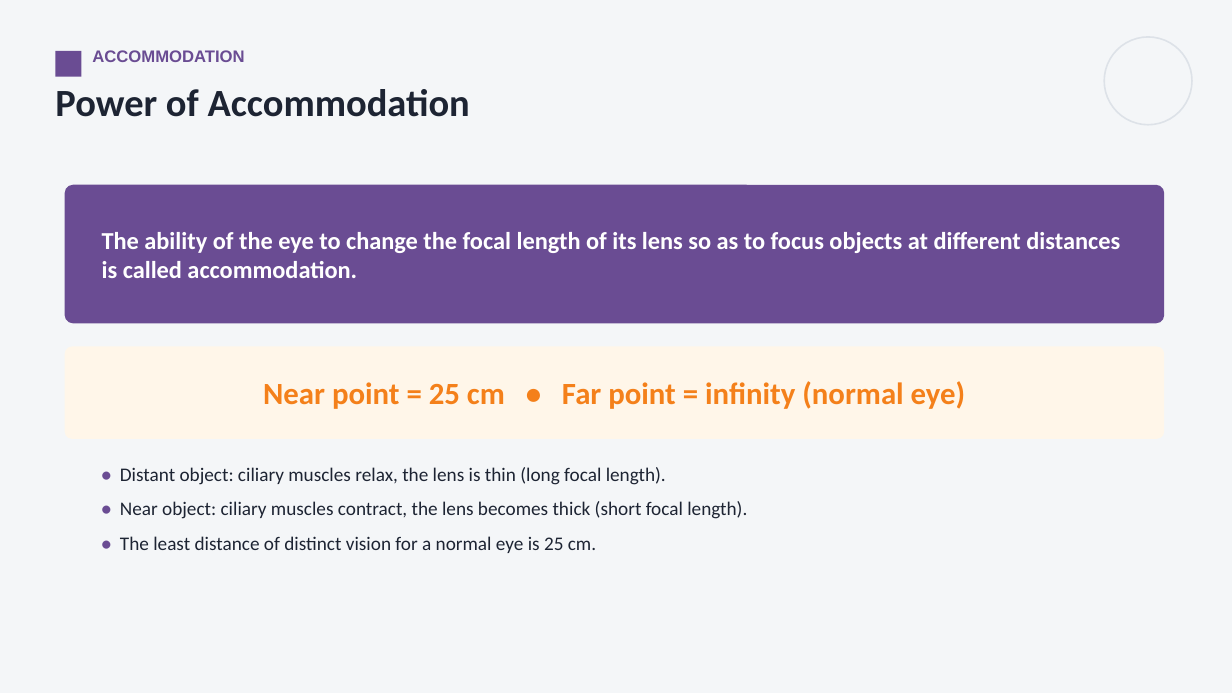
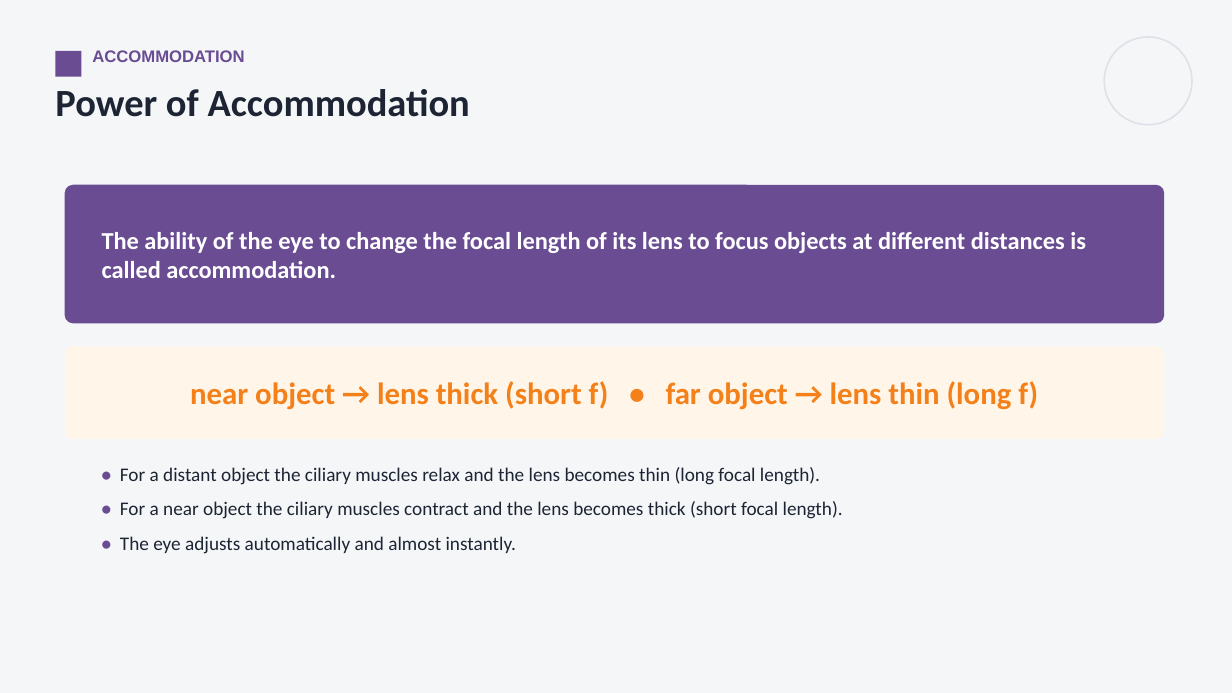
Before and after one commit to parmeshwars2911/MyFirstAR, a slide deck: slide 9 of ppt/TN_Grade10/TN10_S22_Human_Eye.pptx (slide 6 before the commit). Drawn at 1232x693 pixels with LibreOffice and Linux fonts; fonts in the diff are those of the drawing. Boxes give left, top, right and bottom in pixels: in the first picture for what was removed or moved away, otherwise in the second. Text is boxed around its words. In the diff, an @@ line names an element or a change of style, - is before the commit and + after.

```diff
--- a/ppt/TN_Grade10/TN10_S22_Human_Eye.pptx
+++ b/ppt/TN_Grade10/TN10_S22_Human_Eye.pptx
@@ text at [102,232,1086,278]: text changed @@
-The ability of the eye to change the focal length of its lens so as to focus objects at different distances is called accommodation.
+The ability of the eye to change the focal length of its lens to focus objects at different distances is called accommodation.
@@ text at [190,381,1038,410]: text changed @@
-Near point = 25 cm • Far point = infinity (normal eye)
+near object → lens thick (short f) • far object → lens thin (long f)
@@ text at [120,467,843,554]: text changed @@
-• Distant object: ciliary muscles relax, the lens is thin (long focal length).
-• Near object: ciliary muscles contract, the lens becomes thick (short focal length).
-• The least distance of distinct vision for a normal eye is 25 cm.
+• For a distant object the ciliary muscles relax and the lens becomes thin (long focal length).
+• For a near object the ciliary muscles contract and the lens becomes thick (short focal length).
+• The eye adjusts automatically and almost instantly.
```
Also in this commit, not shown: 10 other slides changed, 10 slides added, 6 other files.
